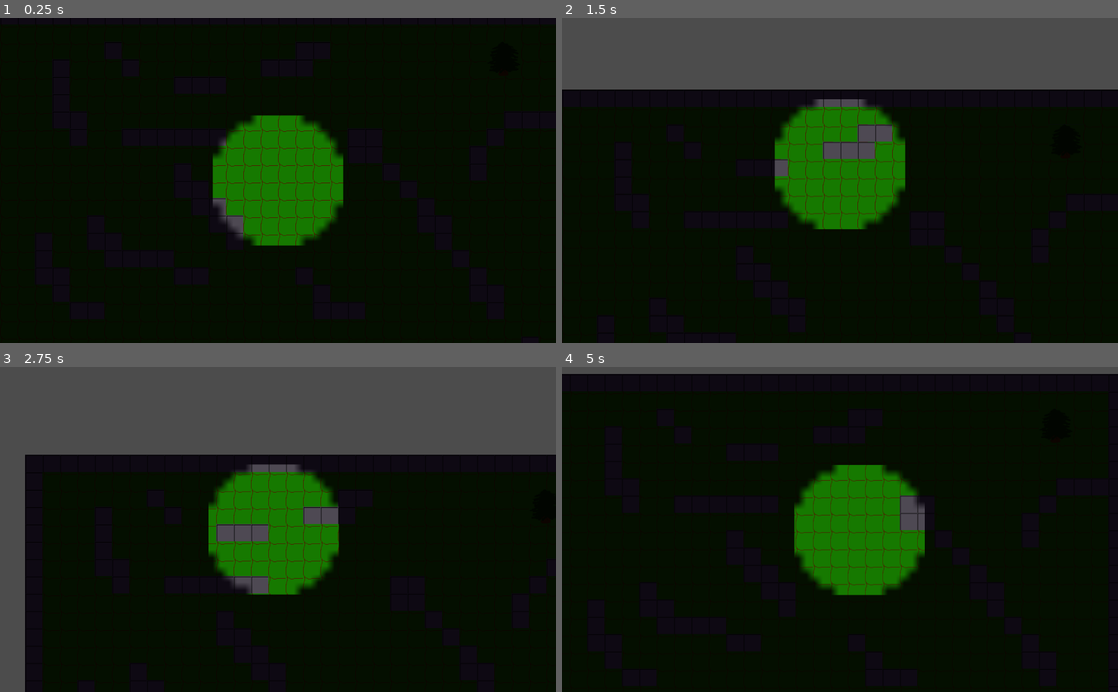
Above: before the commit, frames 1-4 (two rows, left to right).
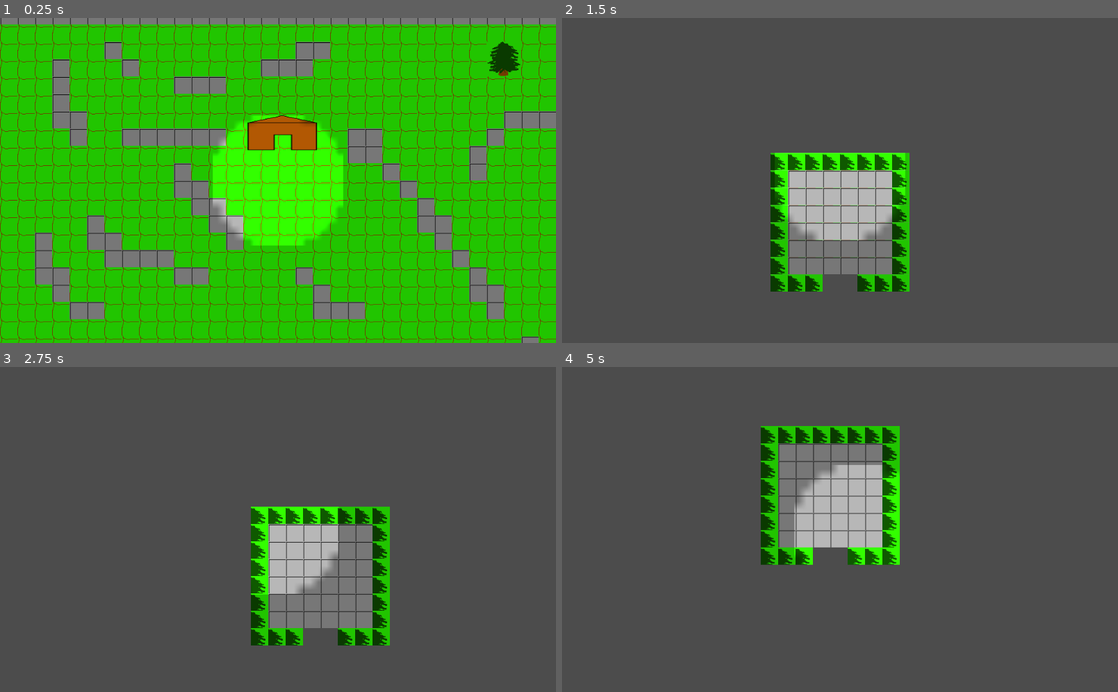
Above: after the commit, the same moments.

Repository: HaywardMorihara/2021AprGameJam
Game: Godot game, scene res://map/Map.tscn
Two runs of this game, one before a commit and one after it. Both use one fixed random seed, a clock stepped at 60 frames per second and the inputs below. This scene is started directly instead of the project's main scene.
Inputs (mouse positions are in pixels of both pictures, inside the frame that each line leads up to):
- Up to frame 1 (0.25 s): no input
- Up to frame 2 (1.5 s): tap Enter at 0.5 s; move the mouse to (812, 245) at 0.52 s; press the mouse at (812, 245) at 0.53 s; hold W (up) from 0.53 s (still down); move the mouse to (1006, 229) at 1.27 s; release the mouse at (1006, 229) at 1.28 s; click (1006, 229) at 1.35 s
- Up to frame 3 (2.75 s): move the mouse to (111, 480) at 2.02 s; release W (up) at 2.03 s; press the mouse at (111, 480) at 2.03 s; hold A (left) from 2.03 s (still down)
- Up to frame 4 (5 s): move the mouse to (867, 529) at 2.77 s; release the mouse at (867, 529) at 2.78 s; click (867, 529) at 2.85 s; move the mouse to (756, 448) at 3.52 s; release A (left) at 3.53 s; press the mouse at (756, 448) at 3.53 s; hold S (down) 3.53-4.28 s; move the mouse to (962, 513) at 4.27 s; release the mouse at (962, 513) at 4.28 s; hold D (right) from 4.28 s (still down); click (962, 513) at 4.35 s

The runs differ from the first frame. In frame 1, 100% of the frame differs, in the area x 0-100%, y 0-100%; in frame 2, 77%; in frame 3, 69%; in frame 4, 97%.

Commit message:
House on map, enter/exit

Diff:
--- /dev/null
+++ b/house/ExteriorHouse.tscn
@@ -0,0 +1,21 @@
+[gd_scene load_steps=3 format=2]
+
+[ext_resource path="res://assets/House.png" type="Texture" id=1]
+[ext_resource path="res://location/Location.tscn" type="PackedScene" id=2]
+
+[node name="Node2D" type="Node2D"]
+
+[node name="HouseStaticBody" type="StaticBody2D" parent="."]
+
+[node name="CollisionPolygon2D" type="CollisionPolygon2D" parent="HouseStaticBody"]
+scale = Vector2( 2, 1 )
+polygon = PoolVector2Array( -32, -16, 0, -32, 32, -16, 32, 32, 8, 32, 8, 0, -8, 0, -8, 32, -32, 32 )
+
+[node name="Sprite" type="Sprite" parent="HouseStaticBody"]
+scale = Vector2( 2, 1 )
+texture = ExtResource( 1 )
+
+[node name="Location" parent="." instance=ExtResource( 2 )]
+position = Vector2( 0, 16 )
+scale = Vector2( 0.54793, 1.00623 )
+destination_scene = "res://house/InteriorHouse.tscn"
--- a/house/InteriorHouse.tscn
+++ b/house/InteriorHouse.tscn
@@ -1,8 +1,8 @@
-[gd_scene load_steps=7 format=2]
+[gd_scene load_steps=6 format=2]
 
 [ext_resource path="res://assets/2021FebGameJamTilesheet.png" type="Texture" id=1]
 [ext_resource path="res://player/Player.tscn" type="PackedScene" id=2]
-[ext_resource path="res://house/StaticBody2D.gd" type="Script" id=3]
+[ext_resource path="res://location/Location.tscn" type="PackedScene" id=3]
 
 [sub_resource type="ConvexPolygonShape2D" id=1]
 points = PoolVector2Array( 0, 0, 32, 0, 32, 32, 0, 32 )
@@ -44,10 +44,7 @@
 } ]
 1/z_index = 0
 
-[sub_resource type="RectangleShape2D" id=3]
-extents = Vector2( 32, 16 )
-
-[node name="PlayerHouse" type="Node"]
+[node name="PlayerHouse" type="Node2D"]
 
 [node name="TempTileMap" type="TileMap" parent="."]
 tile_set = SubResource( 2 )
@@ -57,13 +54,6 @@
 
 [node name="Player" parent="." instance=ExtResource( 2 )]
 
-[node name="Location" type="Area2D" parent="."]
-position = Vector2( 0, 112 )
-script = ExtResource( 3 )
-__meta__ = {
-"_edit_group_": true
-}
-
-[node name="CollisionShape2D" type="CollisionShape2D" parent="Location"]
-shape = SubResource( 3 )
-[connection signal="body_entered" from="Location" to="Location" method="_on_Location_body_entered"]
+[node name="Location" parent="." instance=ExtResource( 3 )]
+position = Vector2( 0, 144 )
+destination_scene = "res://map/Map.tscn"
--- a/house/StaticBody2D.gd
+++ b/house/StaticBody2D.gd
@@ -1,22 +1,10 @@
 extends Area2D
 
+export (String) var destination_scene
 
-# Declare member variables here. Examples:
-# var a = 2
-# var b = "text"
-
-
-# Called when the node enters the scene tree for the first time.
-func _ready():
-	pass # Replace with function body.
-
-
-# Called every frame. 'delta' is the elapsed time since the previous frame.
-#func _process(delta):
-#	pass
-
+# TODO Require an export var?
 
 func _on_Location_body_entered(body):
 	#	https://godotengine.org/qa/65414/how-to-tell-what-sort-of-body-ive-hit-in-area-body_entered
 	if body.name == "PlayerBody":
-		get_tree().change_scene("res://map/Map.tscn")
+		get_tree().change_scene(destination_scene)
--- /dev/null
+++ b/location/Location.tscn
@@ -0,0 +1,16 @@
+[gd_scene load_steps=3 format=2]
+
+[ext_resource path="res://house/StaticBody2D.gd" type="Script" id=1]
+
+[sub_resource type="RectangleShape2D" id=1]
+extents = Vector2( 32, 16 )
+
+[node name="Location" type="Area2D"]
+script = ExtResource( 1 )
+__meta__ = {
+"_edit_group_": true
+}
+
+[node name="CollisionShape2D" type="CollisionShape2D" parent="."]
+shape = SubResource( 1 )
+[connection signal="body_entered" from="." to="." method="_on_Location_body_entered"]
--- a/map/Map.tscn
+++ b/map/Map.tscn
@@ -1,7 +1,8 @@
-[gd_scene load_steps=6 format=2]
+[gd_scene load_steps=7 format=2]
 
 [ext_resource path="res://player/Player.tscn" type="PackedScene" id=1]
 [ext_resource path="res://assets/2021FebGameJamTilesheet.png" type="Texture" id=2]
+[ext_resource path="res://house/ExteriorHouse.tscn" type="PackedScene" id=3]
 
 [sub_resource type="ConvexPolygonShape2D" id=1]
 points = PoolVector2Array( 0, 0, 32, 0, 64, 0, 64, 32, 32, 32, 32, 64, 0, 64 )
@@ -67,7 +68,7 @@
 } ]
 2/z_index = 0
 
-[node name="Map" type="Node"]
+[node name="Map" type="Node2D"]
 
 [node name="TempTileMap" type="TileMap" parent="."]
 tile_set = SubResource( 3 )
@@ -78,4 +79,8 @@
 [node name="Player" parent="." instance=ExtResource( 1 )]
 
 [node name="CanvasModulate" type="CanvasModulate" parent="."]
+visible = false
 color = Color( 0.113725, 0.0784314, 0.160784, 1 )
+
+[node name="Node2D" parent="." instance=ExtResource( 3 )]
+position = Vector2( 8, -88 )
--- a/player/Player.tscn
+++ b/player/Player.tscn
@@ -9,7 +9,7 @@
 flags = 4
 frame_0/texture = ExtResource( 2 )
 
-[node name="Player" type="Node"]
+[node name="Player" type="Node2D"]
 
 [node name="PlayerBody" type="KinematicBody2D" parent="."]
 script = ExtResource( 1 )
Binary file added: assets/House.png
Not shown, added: assets/House.png.import
